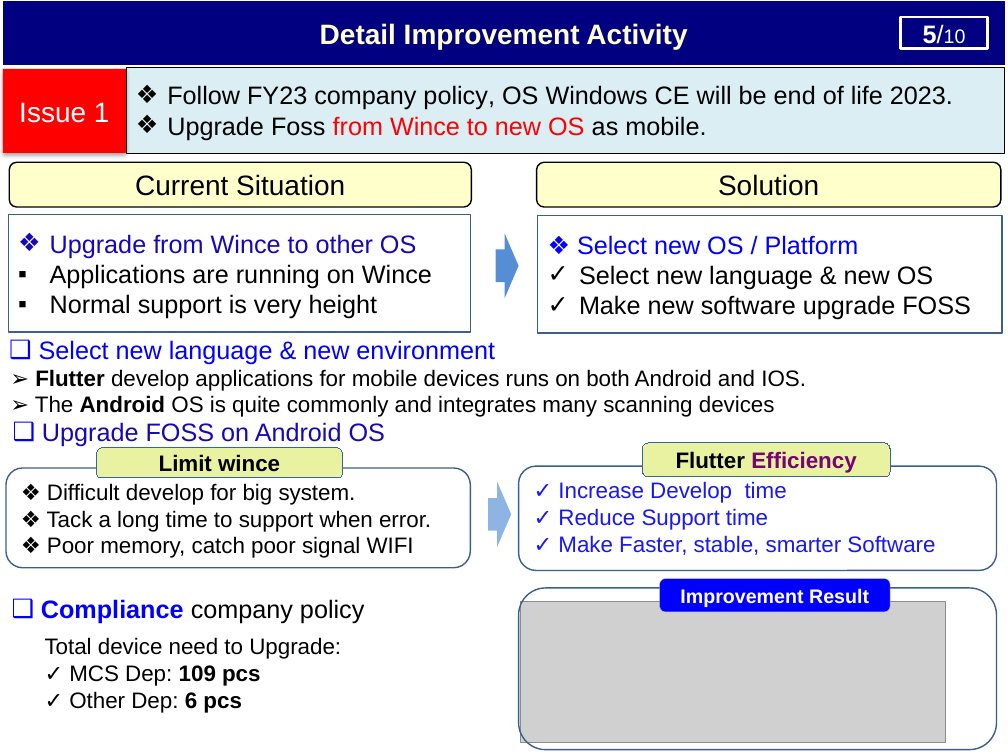
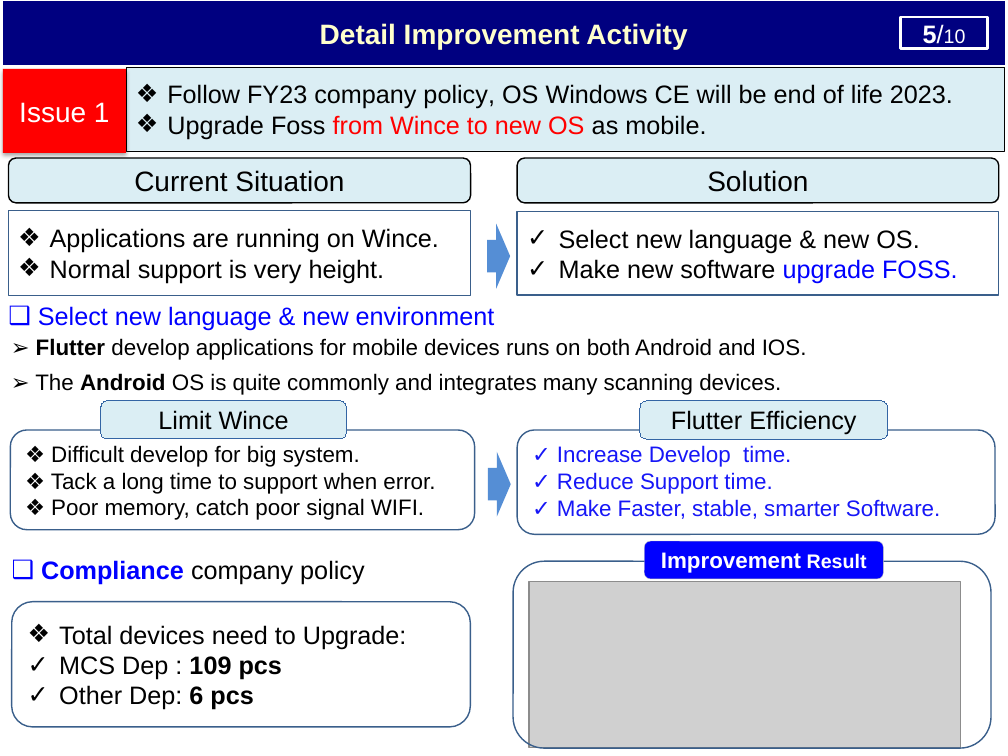
Before and after one commit to thietbicongnghevietnam/ReportPSNV, a slide deck: slide 7 of Report_test.pptx. Drawn at 1008x756 pixels with LibreOffice and Linux fonts; fonts in the diff are those of the drawing; grey boxes stand for pictures. Boxes give left, top, right and bottom in pixels: in the first picture for what was removed or moved away, otherwise in the second. Text is boxed around its words. In the diff, an @@ line names an element or a change of style, - is before the commit and + after.

```diff
--- a/Report_test.pptx
+++ b/Report_test.pptx
@@ rounded rectangle "Current Situation": place and size @@
-rounded rectangle "Current Situation" at [9,162,471,207]
+rounded rectangle "Current Situation" at [8,158,470,203]
@@ rounded rectangle "Current Situation" at [8,158,470,203]: fill #FFFFCC to #DBEEF4 @@
@@ rounded rectangle "Solution" at [517,158,999,203]: fill #FFFFCC to #DBEEF4 @@
@@ rounded rectangle "Solution": place and size @@
-rounded rectangle "Solution" at [536,162,1001,207]
+rounded rectangle "Solution" at [517,158,999,203]
@@ rectangle "Applications are running on Wince.": place and size @@
-rectangle "Applications are running on Wince." at [8,215,470,333]
+rectangle "Applications are running on Wince." at [8,211,470,295]
@@ text in rectangle at [50,228,439,283]: text changed @@
-❖ Upgrade from Wince to other OS
-▪ Applications are running on Wince
-▪ Normal support is very height
+❖ Applications are running on Wince.
+❖ Normal support is very height.
@@ right arrow: place and size @@
-right arrow at [496,233,519,298]
+right arrow at [487,224,510,289]
@@ rectangle "Select new language & new ...": place and size @@
-rectangle "Select new language & new ..." at [537,216,1002,334]
+rectangle "Select new language & new ..." at [517,212,999,295]
@@ text in rectangle at [559,229,958,284]: text changed @@
-❖ Select new OS / Platform
-✓ Select new language & new OS
-✓ Make new software upgrade FOSS
+✓ Select new language & new OS.
+✓ Make new software upgrade FOSS.
@@ text "➢ Flutter develop applications for ...": place and size @@
-text "➢ Flutter develop applications for ..." at [35,369,806,417]
+text "➢ Flutter develop applications for ..." at [35,338,807,395]
@@ text "Select new language & new ...": place and size @@
-text "Select new language & new ..." at [39,340,495,365]
+text "Select new language & new ..." at [38,306,495,331]
@@ text at [35,373,781,395]: text changed @@
-➢ The Android OS is quite commonly and integrates many scanning devices
+➢ The Android OS is quite commonly and integrates many scanning devices.
@@ rounded rectangle "Limit Wince": place and size @@
-rounded rectangle "Limit Wince" at [97,448,343,478]
+rounded rectangle "Limit Wince" at [101,400,347,438]
@@ rounded rectangle "Limit Wince" at [101,400,347,438]: fill #E8F2A1 to #DBEEF4 @@
@@ text in rounded rectangle at [158,410,289,430]: text changed; size 16 to 18 pt; bold off @@
-Limit wince
+Limit Wince
@@ rounded rectangle "Flutter Efficiency": place and size @@
-rounded rectangle "Flutter Efficiency" at [642,443,890,477]
+rounded rectangle "Flutter Efficiency" at [640,401,888,439]
@@ rounded rectangle "Flutter Efficiency" at [640,401,888,439]: size 16 to 18 pt, bold off; text colour #780373 to #000000 in "Efficiency"; fill #E8F2A1 to #DBEEF4 @@
@@ rounded rectangle "❖ Difficult develop for big ...": place and size @@
-rounded rectangle "❖ Difficult develop for big ..." at [6,468,471,568]
+rounded rectangle "❖ Difficult develop for big ..." at [10,430,475,530]
@@ text removed at [42,422,385,447] @@
-❑ Upgrade FOSS on Android OS
@@ rounded rectangle "✓ Increase Develop time.": place and size @@
-rounded rectangle "✓ Increase Develop time." at [518,466,996,571]
+rounded rectangle "✓ Increase Develop time." at [517,430,995,535]
@@ text in rounded rectangle at [557,445,940,519]: text changed @@
-✓ Increase Develop time
-✓ Reduce Support time
-✓ Make Faster, stable, smarter Software
+✓ Increase Develop time.
+✓ Reduce Support time.
+✓ Make Faster, stable, smarter Software.
@@ right arrow: place and size @@
-right arrow at [488,482,511,547]
+right arrow at [488,452,511,517]
@@ right arrow at [488,452,511,517]: fill #8EB4E3 to #558ED5 @@
@@ text in rounded rectangle at [51,498,424,520]: text changed @@
-❖ Poor memory, catch poor signal WIFI
+❖ Poor memory, catch poor signal WIFI.
@@ text "Compliance company policy": place and size @@
-text "Compliance company policy" at [41,599,364,624]
+text "Compliance company policy" at [41,560,364,585]
@@ rounded rectangle: place and size @@
-rounded rectangle at [518,588,996,749]
+rounded rectangle at [513,561,991,748]
@@ rounded rectangle "Improvement Result": place and size @@
-rounded rectangle "Improvement Result" at [659,579,890,612]
+rounded rectangle "Improvement Result" at [644,541,883,580]
@@ rounded rectangle "Improvement Result" at [644,541,883,580]: size 14 to 16 pt in "Improvement" @@
@@ picture: place and size @@
-picture at [521,602,946,743]
+picture at [529,582,961,748]
@@ rounded rectangle "Total devices need to Upgrade:": place and size @@
-rounded rectangle "Total devices need to Upgrade:" at [45,637,341,713]
+rounded rectangle "Total devices need to Upgrade:" at [12,602,471,727]
@@ rounded rectangle "Total devices need to Upgrade:" at [12,602,471,727]: outline none to #3A5F8C 1 pt @@
@@ text in rounded rectangle at [59,625,407,710]: text changed; size 16 to 18 pt @@
-Total device need to Upgrade:
-✓ MCS Dep: 109 pcs
-✓ Other Dep: 6 pcs
+❖ Total devices need to Upgrade:
+✓ MCS Dep : 109 pcs
+✓ Other Dep: 6 pcs
```
Also in this commit, not shown: 7 other slides changed, 1 other file.
